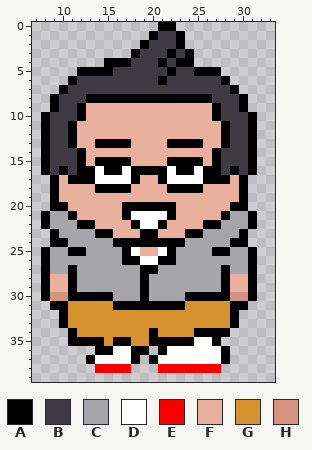
Two versions of one pixel-art sprite, assets/Graphics/player/robin/robin_walk_front_2.png. The picture above was drawn from the file before the commit.
The file is 40x40 pixels. Colours within 5 levels of each other are drawn and written as one. Shown: x 7..33, y 0..39.
Palette (. is transparent): A #000000  B #3e3b42  C #a6a5a9  D #fefeff  E #f80000  F #e9b09d  G #d6932d  H #d6947e
Pixels before, first column x 8:
 0 .............AA.........
 1 ............ABBA........
 2 ...........ABBBA........
 3 ..........ABBBABA.......
 4 .......AAABBBABAA.......
 5 ....AAAABBBBBBABBAAA....
 6 ...ABBBBBBBBBABBBBBBA...
 7 ..ABBBBBBBBBBBBBBBBBBA..
 8 .ABBBAAAAAAAAAAAAAABBBA.
 9 .ABBAFFFFFFFFFFFFFFABBA.
10 ABBBAFFFFFFFFFFFFFFABBBA
11 ABBAFFFFFFFFFFFFFFFFABBA
12 ABBAFFFFFFFFFFFFFFFFABBA
13 ABBAFFAAAAFFFFAAAAFFABBA
14 ABBBAFFFFFFFFFFFFFFABBBA
15 ABBBAFAAAAFFFFAAAAFABBBA
16 ABABAADAADAAAADAADAABABA
17 .AFAAADDDDAFFADDDDAAAFA.
18 .AFFFFAAAAFFFFAAAAFFFFA.
19 .AFFFFFFFFFFFFFFFFFFFFA.
20 .AAFFFFFFAAAAAAFFFFFFAA.
21 ACCAFFFFFADDDDAFFFFFACCA
22 ACCCAAFFFFADDAFFFFAACCCA
23 .ACCCCAAFFFAAFFFAACCCCA.
24 .AACCCCCAAAAAAAACCCCCAA.
25 ACCAACCCCADFFDACCCCAACCA
26 ACCCCCCCCAADDAACCCCCCCCA
27 ACCACCCCCCCAACCCCCCCACCA
28 AFFACCCCCCCACCCCCCCCAFFA
29 AFFACCCCCCCACCCCCCCCAFFA
30 AHHAAAAACCCACCCCAAAAAHHA
31 .AAGGGGGAAAAAAAAGGGGGAA.
32 ..AGGGGGGGGGGGGGGGGGGA..
33 ..AGGGGGGGGGGGGGGGGGGA..
34 ...AGGGGGGGGAGGGGAAAA...
35 ...AAAAGAAGGAAAAADDA....
36 ......AADDAA.ADDDDDDA...
37 .....ADDDDA.ADDDDDDDA...
38 ......EEEE...EEEEEEE....
After the commit:
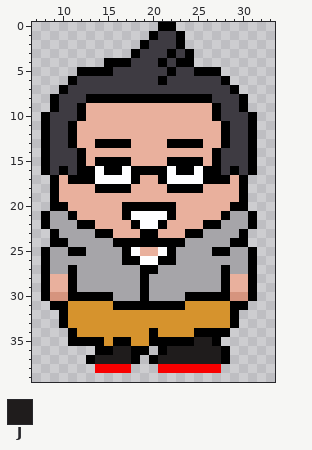
Colours new in this view: J #1f1c1c
Commit message: Changed robin and jordan's model back.
The exact change:
y 35: x 25..26 DD -> JJ
y 36: x 16..17 DD -> JJ; x 22..27 DDDDDD -> JJJJJJ
y 37: x 14..17 DDDD -> JJJJ; x 21..27 DDDDDDD -> JJJJJJJ
Changed places in both pictures, as pixel boxes (x1, y1, x2, y2):
changed: (95, 337, 221, 364)
